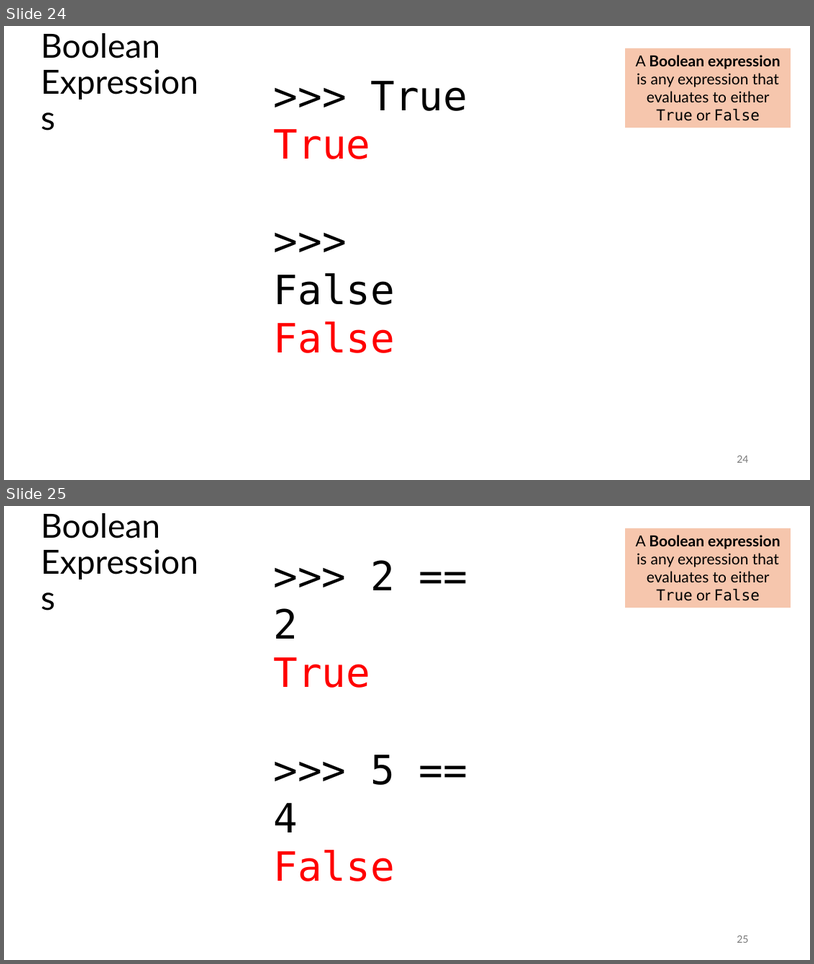
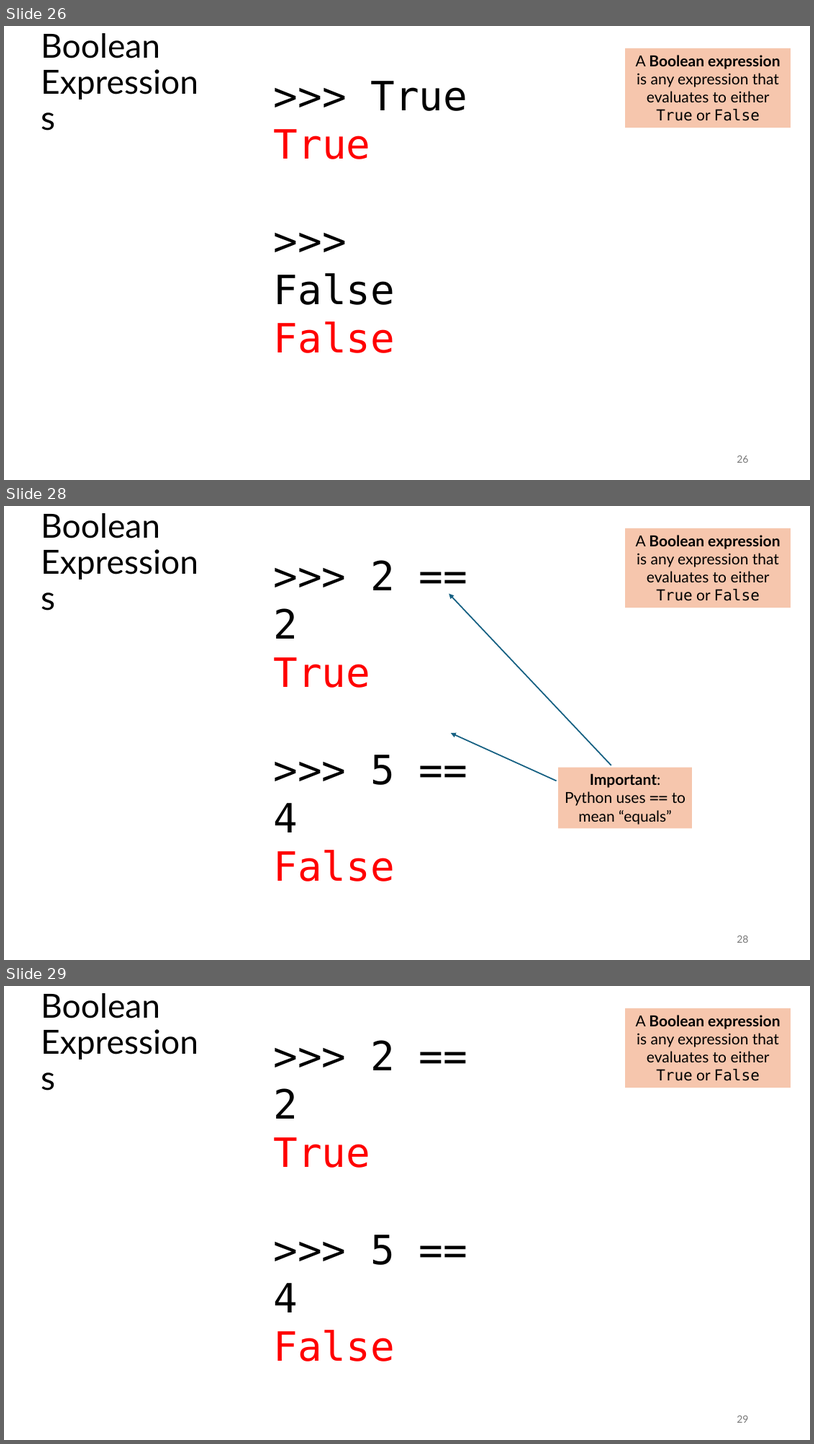
Before and after one commit to tjd1234/cmpt120spring2026, a slide deck: lecture_notes/chapter5/chapter5.pptx. Shown one above the other, each under a label of ours: slides 24 and 25 before the commit, slides 26, 28 and 29 after it; the slides between them are not shown. The pictures are 814x964 and 814x1444 pixels, drawn with LibreOffice and Linux fonts; fonts in the diff are those of the drawing. Boxes give left, top, right and bottom in pixels: in the first picture for what was removed or moved away, otherwise in the second. Text is boxed around its words. In the diff, an @@ line names an element or a change of style, - is before the commit and + after.

```diff
--- a/lecture_notes/chapter5/chapter5.pptx
+++ b/lecture_notes/chapter5/chapter5.pptx
@@ slide 28 added at [4, 506, 810, 960], background #FFFFFF @@
@@ title added at [41, 513, 160, 538], 39.6 pt, text #000000 @@
+Boolean
+Expressions
@@ rectangle added at [626, 528, 791, 608], fill #F6C6AD, 18 pt, text #000000 @@
+A Boolean expression is any expression that evaluates to either True or False
@@ text added at [274, 560, 396, 881], 48 pt, text #000000 @@
+>>> 2 == 2
+True
+>>> 5 == 4
+False
@@ arrow added from (612, 765) to (449, 594), #156082 1.5 pt @@
@@ arrow added from (557, 780) to (451, 733), #156082 1.5 pt @@
@@ rectangle added at [558, 767, 692, 829], fill #F6C6AD, 18 pt, text #000000 @@
+Important: Python uses == to mean “equals”
@@ page number added at [737, 935, 748, 942], 12 pt, text #797979 @@
+28
@@ what was slide 24 is now slide 26 @@
@@ page number at [737, 455, 748, 462]: text changed @@
-24
+26
@@ what was slide 25 is now slide 29 @@
@@ page number at [737, 1415, 748, 1422]: text changed @@
-25
+29
```
Also in this commit, not shown: 27 slides changed, 4 other slides added, 56 other files.
